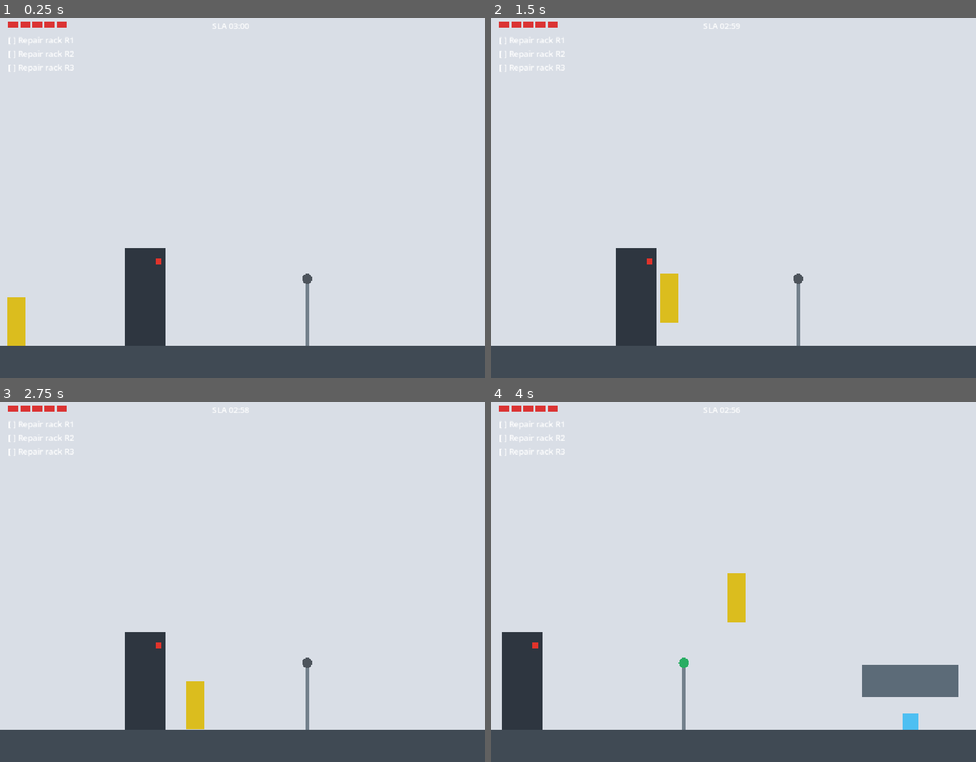
Above: before the commit, frames 1-4 (two rows, left to right).
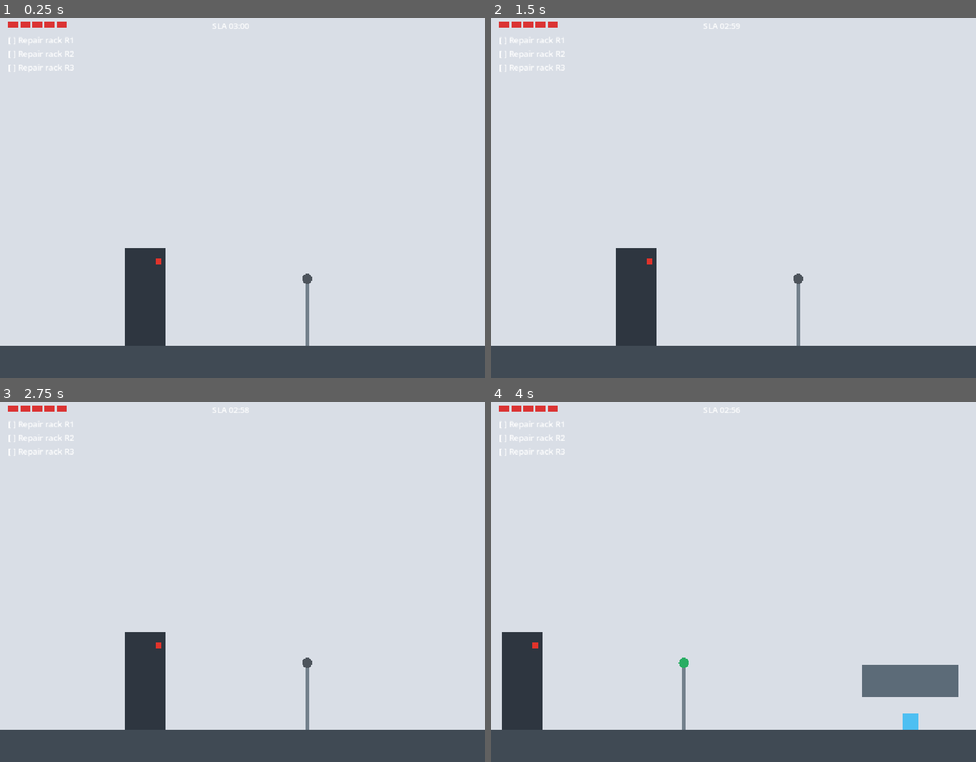
Above: after the commit, the same moments.

Repository: ridermw/midcreek-hero
Game: Godot game, scene res://game/level.tscn
Two runs of this game, one before a commit and one after it. Both use one fixed random seed, a clock stepped at 60 frames per second and the inputs below. This scene is started directly instead of the project's main scene.
Inputs:
- Up to frame 1 (0.25 s): no input
- Up to frame 2 (1.5 s): tap Enter at 0.5 s; hold Space (jump) 0.53-1.28 s; hold D (move_right) from 0.53 s (still down); tap S (slide) at 0.6 s; tap Space (jump) at 1.35 s
- Up to frame 3 (2.75 s): tap Space (jump) at 1.52, 1.82 s; tap S (slide) at 1.55 s; release D (move_right) at 2.03 s; hold A (move_left) from 2.03 s (still down); hold Space (jump) from 2.03 s (still down); tap Q (diagnose) at 2.1 s
- Up to frame 4 (4 s): release A (move_left) at 2.78 s; release Space (jump) at 2.78 s; hold D (move_right) from 2.78 s (still down); tap E (repair) at 2.85 s; tap Space (jump) at 3.02, 3.32 s; tap S (slide) at 3.05, 3.6 s; hold Space (jump) from 3.53 s (still down)

The runs differ from the first frame. In frame 1, 0.5% of the frame differs, in the area x 1-6%, y 77-92%; in frame 2, 0.5%, in the area x 34-39%, y 70-85%; in frame 3, 0.5%; in frame 4, 0.5%.

Commit message:
feat: animate the player with clip selection
Co-authored-by: Copilot App <223556219+Copilot@users.noreply.github.com>

Diff:
--- a/game/player.gd
+++ b/game/player.gd
@@ -1,13 +1,46 @@
 extends CharacterBody2D
 
 const PlayerMotor = preload("res://game/player_motor.gd")
+const HeroAnimations = preload("res://game/animation_library.gd")
 const BODY_SIZE := Vector2(18, 48)
+const HURT_SECONDS := 0.4
+const RUN_THRESHOLD := 120.0
+const WALK_THRESHOLD := 10.0
+
+@export_enum("man", "woman") var character: String = "man"
 
 var motor := PlayerMotor.new()
 var use_override: bool = false
 var input_override: Dictionary = {}
 var locked: bool = false
 var action: StringName = &""
+var sliding: bool = false
+var hurt_remaining: float = 0.0
+
+@onready var sprite: AnimatedSprite2D = $Sprite
+
+
+static func choose_clip(
+	on_floor: bool, motion: Vector2, is_sliding: bool, is_hurt: bool, current_action: StringName
+) -> StringName:
+	if is_hurt:
+		return &"reaction"
+	if not current_action.is_empty():
+		return current_action
+	if is_sliding:
+		return &"slide"
+	if not on_floor:
+		return &"jump"
+	if absf(motion.x) > RUN_THRESHOLD:
+		return &"run"
+	if absf(motion.x) > WALK_THRESHOLD:
+		return &"walk"
+	return &"idle"
+
+
+func configure(library: HeroAnimations) -> void:
+	sprite.sprite_frames = library.variants[StringName(character + "-midcreek")]
+	sprite.play(&"idle")
 
 
 func read_input() -> Dictionary:
@@ -27,6 +60,23 @@
 	velocity = motor.step(input, is_on_floor(), delta)
 	move_and_slide()
 	motor.velocity = velocity
+	hurt_remaining = maxf(hurt_remaining - delta, 0.0)
+	update_animation()
+
+
+func update_animation() -> void:
+	sprite.flip_h = motor.facing < 0.0
+	if sprite.sprite_frames == null:
+		return
+	var clip := choose_clip(is_on_floor(), velocity, sliding, hurt_remaining > 0.0, action)
+	if sprite.animation != clip:
+		sprite.play(clip)
+	elif clip == &"jump" and sprite.frame == sprite.sprite_frames.get_frame_count(clip) - 1:
+		sprite.pause()
+
+
+func hurt() -> void:
+	hurt_remaining = HURT_SECONDS
 
 
 func hit_rect() -> Rect2:
@@ -37,3 +87,4 @@
 	position = at
 	velocity = Vector2.ZERO
 	motor.reset()
+	hurt_remaining = 0.0
--- a/game/player.tscn
+++ b/game/player.tscn
@@ -15,9 +15,6 @@
 position = Vector2(0, -24)
 shape = SubResource("BodyShape")
 
-[node name="Body" type="ColorRect" parent="."]
-offset_left = -9.0
-offset_top = -48.0
-offset_right = 9.0
-mouse_filter = 2
-color = Color(0.86, 0.74, 0.12, 1)
+[node name="Sprite" type="AnimatedSprite2D" parent="."]
+texture_filter = 1
+position = Vector2(0, -80)
--- a/tests/player_test.gd
+++ b/tests/player_test.gd
@@ -66,6 +66,16 @@
 		player.position == Vector2(40, 320) and player.velocity == Vector2.ZERO and player.motor.velocity == Vector2.ZERO,
 		"respawn moves the player and clears velocity.",
 	)
+	check(Player.choose_clip(true, Vector2.ZERO, false, true, &"primary") == &"reaction", "Hurt shows reaction.")
+	check(Player.choose_clip(true, Vector2.ZERO, false, false, &"primary") == &"primary", "Actions show their clip.")
+	check(Player.choose_clip(true, Vector2(200, 0), true, false, &"") == &"slide", "Sliding shows slide.")
+	check(Player.choose_clip(false, Vector2(100, -50), false, false, &"") == &"jump", "Air shows jump.")
+	check(Player.choose_clip(true, Vector2(180, 0), false, false, &"") == &"run", "Full speed shows run.")
+	check(Player.choose_clip(true, Vector2(60, 0), false, false, &"") == &"walk", "Low speed shows walk.")
+	check(Player.choose_clip(true, Vector2(5, 0), false, false, &"") == &"idle", "Standing shows idle.")
+	player.hurt()
+	check(player.hurt_remaining > 0.0, "hurt starts the reaction timer.")
+	check(player.has_node("Sprite") and not player.has_node("Body"), "The player draws an animated sprite.")
 	player.queue_free()
 	floor_body.queue_free()
 	await process_frame
